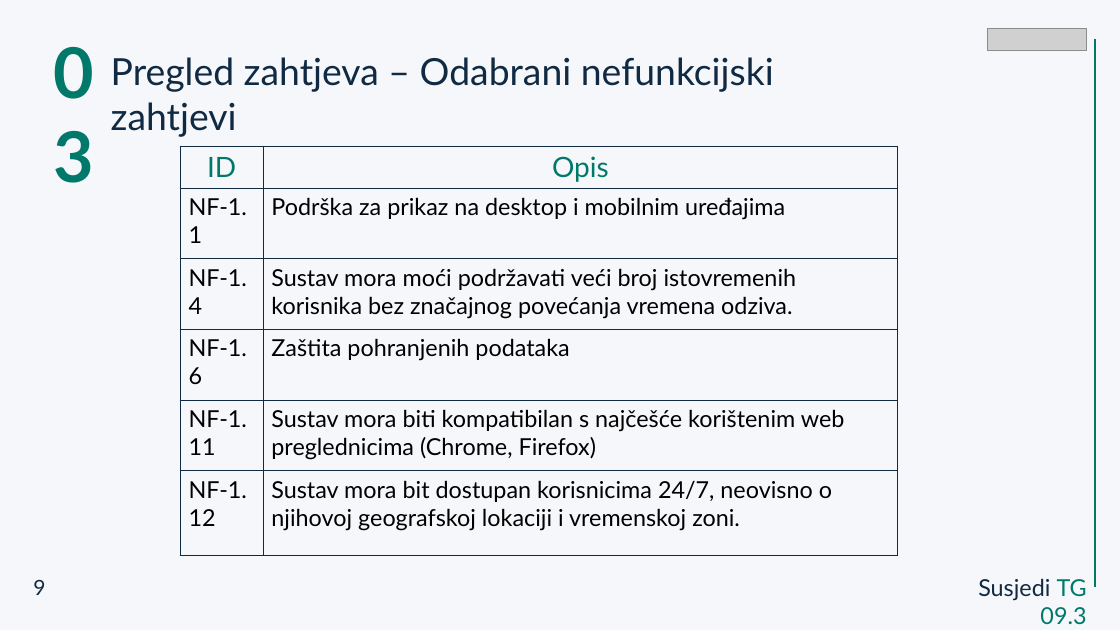
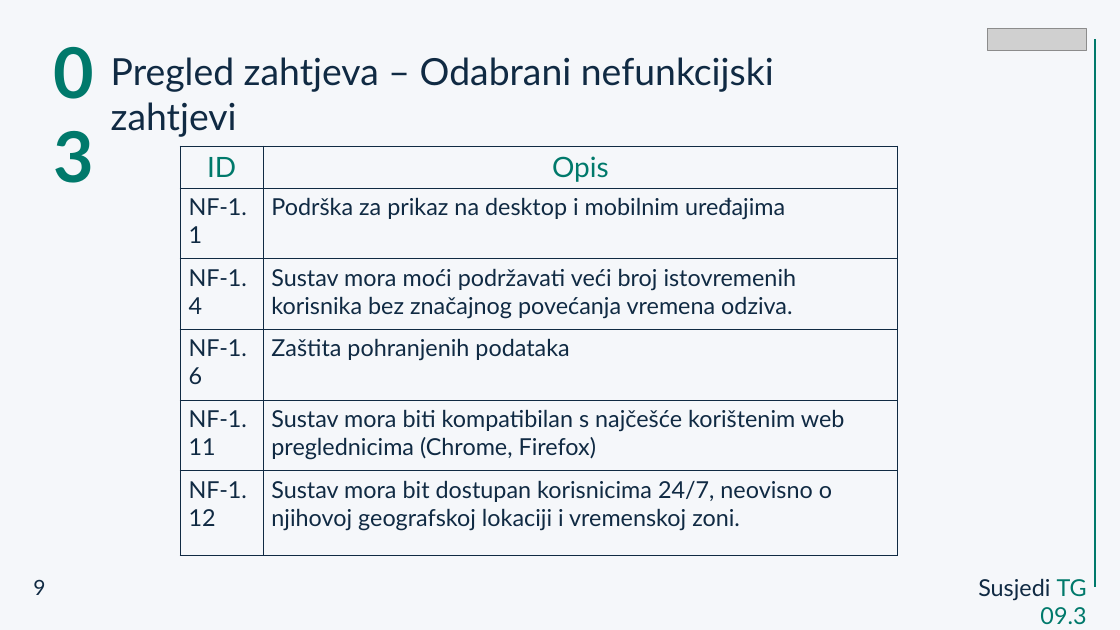
Before and after one commit to f-matijevic/susjedi, a slide deck: slide 9 of docs/PROINZ_TG09.3_susjedi.pptx. Drawn at 1120x630 pixels with LibreOffice and Linux fonts; fonts in the diff are those of the drawing; grey boxes stand for pictures. Boxes give left, top, right and bottom in pixels: in the first picture for what was removed or moved away, otherwise in the second. Text is boxed around its words. In the diff, an @@ line names an element or a change of style, - is before the commit and + after.

```diff
--- a/docs/PROINZ_TG09.3_susjedi.pptx
+++ b/docs/PROINZ_TG09.3_susjedi.pptx
@@ table at (x1=180, y1=146, x2=898, y2=555) @@
@@ text colour #000000 to #102A43 @@
```
Also in this commit, not shown: 6 other slides changed, 1 other file.
